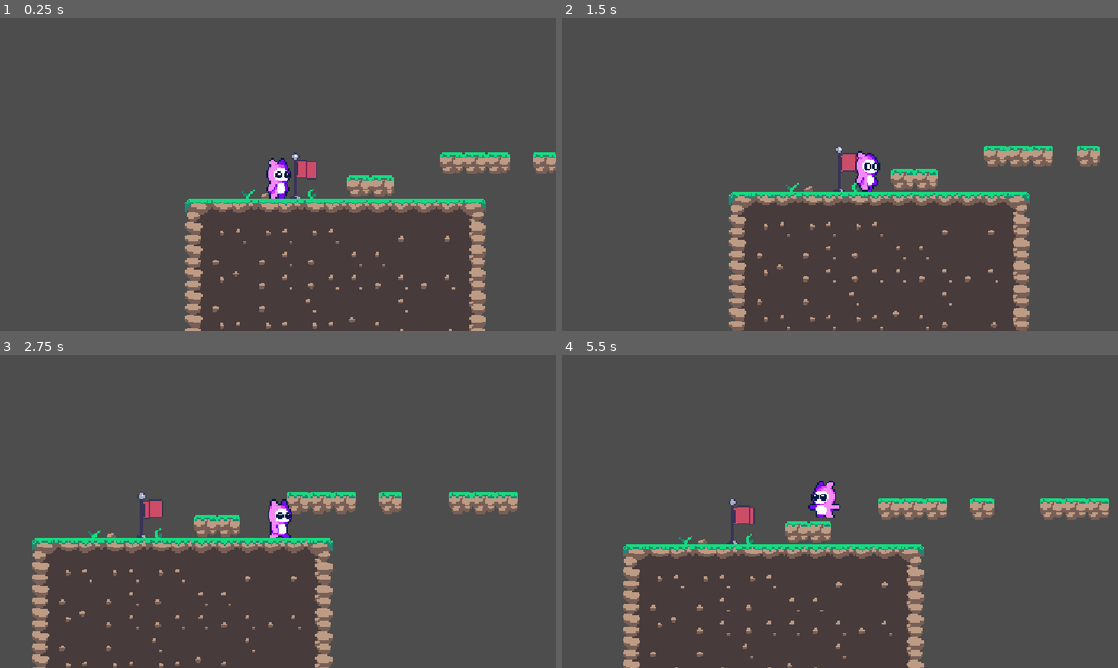
Above: before the commit, frames 1-4 (two rows, left to right).
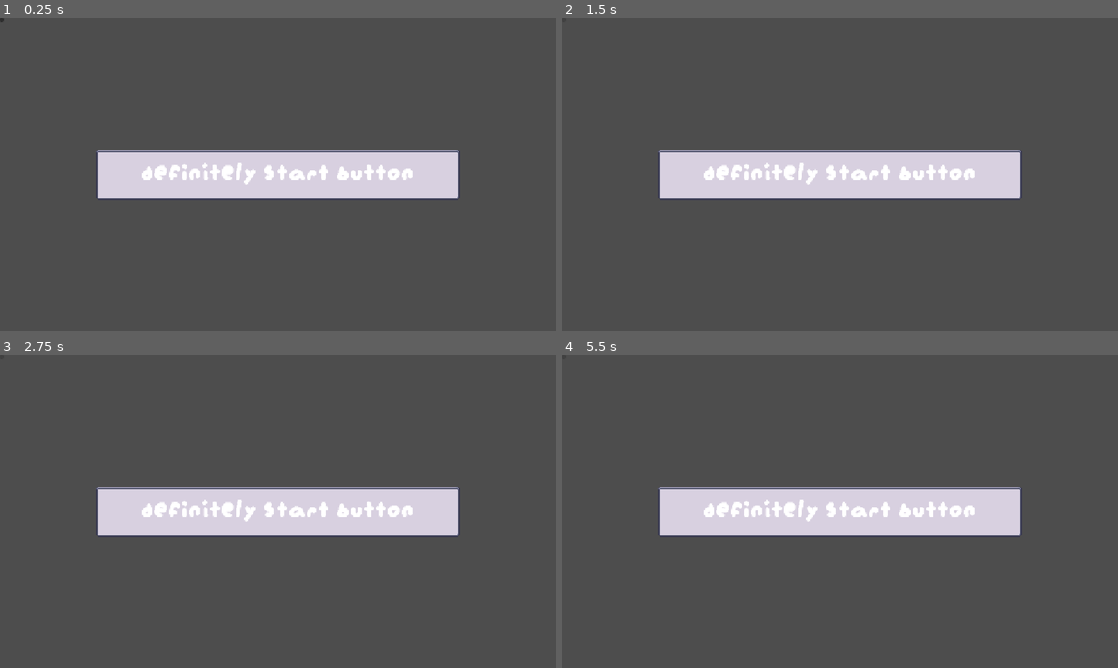
Above: after the commit, the same moments.

Repository: kocio07/Brackeys-game-jam
Game: Godot game, scene res://sceny/menu.tscn
The game is run twice, just before and just after one commit, with the same random seed, the same clock (stepped at 60 frames per second) and the same inputs. Before the commit the project starts from res://sceny/main.tscn.
Inputs (mouse positions are in pixels of both pictures, inside the frame that each line leads up to):
- Up to frame 1 (0.25 s): no input
- Up to frame 2 (1.5 s): click (562, 21) at 0.52 s; hold D (right) from 1.28 s (still down)
- Up to frame 3 (2.75 s): keep holding D (right); tap Space (jump) at 1.52, 2.27 s
- Up to frame 4 (5.5 s): release D (right) at 2.78 s; hold A (left) 2.78-3.53 s; hold D (right) 3.53-5.03 s; tap Space (jump) at 3.77, 4.52, 5.27 s; hold A (left) from 5.03 s (still down)

The runs differ from the first frame. In frame 1, 15% of the frame differs, in the area x 0-100%, y 0-100%; in frame 2, 14%; in frame 3, 15%; in frame 4, 15%, in the area x 11-99%, y 40-100%.

Commit message:
added menu scene + button

Diff:
--- a/nowy-projekt-gry/project.godot
+++ b/nowy-projekt-gry/project.godot
@@ -11,7 +11,7 @@
 [application]
 
 config/name="Brackeys game jam"
-run/main_scene="uid://bb4ielswjjbsi"
+run/main_scene="uid://dnebet0hm1n32"
 config/features=PackedStringArray("4.7", "GL Compatibility")
 config/icon="res://icon.svg"
 
--- /dev/null
+++ b/nowy-projekt-gry/sceny/menu.tscn
@@ -0,0 +1,57 @@
+[gd_scene format=3 uid="uid://dnebet0hm1n32"]
+
+[ext_resource type="Texture2D" uid="uid://2lqtdjtqukvr" path="res://assets/Modern_UI_Style_2_32x32.png" id="1_qxeev"]
+[ext_resource type="FontFile" uid="uid://bcrp3l0uldjoy" path="res://assets/augiepixel.ttf" id="2_yk7ch"]
+
+[sub_resource type="LabelSettings" id="LabelSettings_f6xyr"]
+font = ExtResource("2_yk7ch")
+font_size = 60
+
+[node name="Menu" type="Control" unique_id=1661054308]
+layout_mode = 3
+anchors_preset = 15
+anchor_right = 1.0
+anchor_bottom = 1.0
+grow_horizontal = 2
+grow_vertical = 2
+
+[node name="Button" type="Button" parent="." unique_id=1267348623]
+layout_mode = 0
+offset_right = 8.0
+offset_bottom = 8.0
+
+[node name="Start" type="NinePatchRect" parent="Button" unique_id=169139480]
+layout_mode = 1
+anchors_preset = 8
+anchor_left = 0.5
+anchor_top = 0.5
+anchor_right = 0.5
+anchor_bottom = 0.5
+offset_left = 194.25385
+offset_top = 267.75
+offset_right = 949.74615
+offset_bottom = 372.25
+grow_horizontal = 2
+grow_vertical = 2
+texture = ExtResource("1_qxeev")
+region_rect = Rect2(823.92346, 447.7229, 48.14038, 32.188904)
+patch_margin_left = 15
+patch_margin_top = 15
+patch_margin_right = 15
+patch_margin_bottom = 15
+
+[node name="Label" type="Label" parent="." unique_id=85093269]
+layout_mode = 1
+anchors_preset = 8
+anchor_left = 0.5
+anchor_top = 0.5
+anchor_right = 0.5
+anchor_bottom = 0.5
+offset_left = -282.5
+offset_top = -29.0
+offset_right = 282.5
+offset_bottom = 29.0
+grow_horizontal = 2
+grow_vertical = 2
+text = "Definitely start button"
+label_settings = SubResource("LabelSettings_f6xyr")
Binary file added: nowy-projekt-gry/assets/Modern_UI_Style_2_32x32.png
Not shown, added: nowy-projekt-gry/assets/Modern_UI_Style_2_32x32.png.import
Binary file added: nowy-projekt-gry/assets/Modern_UI_Style_2_48x48.png
Not shown, added: nowy-projekt-gry/assets/Modern_UI_Style_2_48x48.png.import
Binary file added: nowy-projekt-gry/assets/augiepixel.ttf
Not shown, added: nowy-projekt-gry/assets/augiepixel.ttf.import
